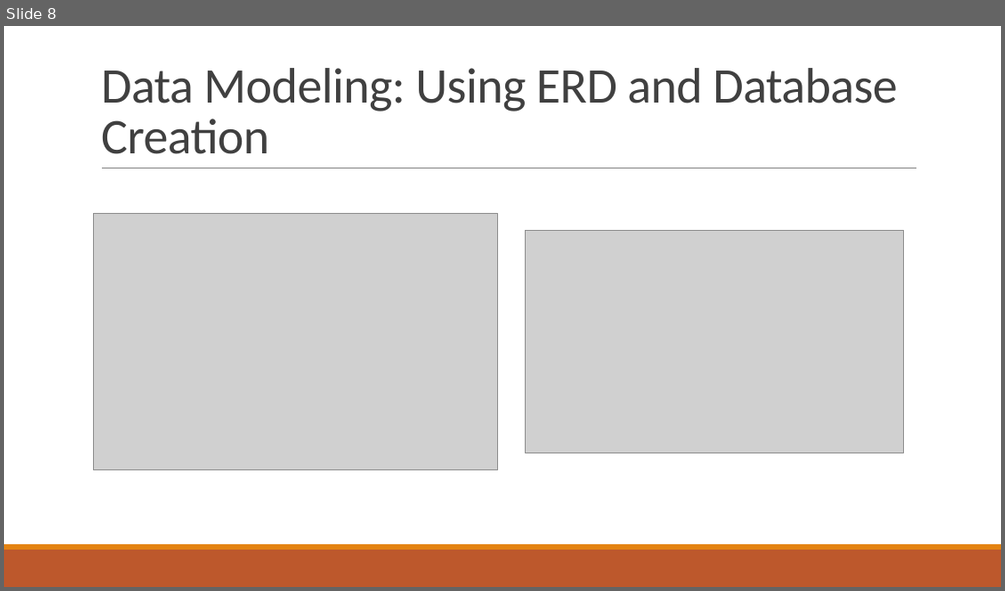
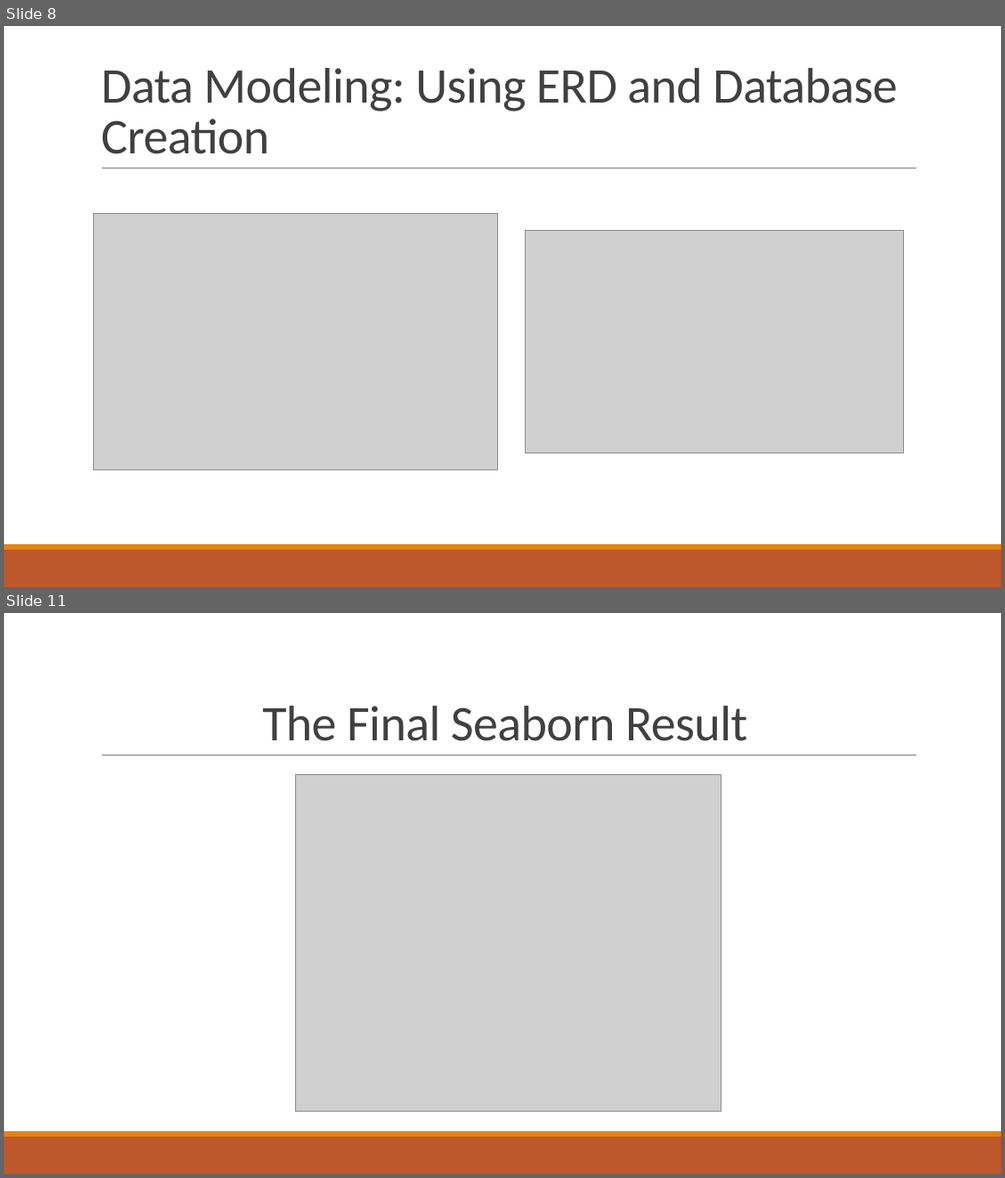
Before and after one commit to DKogge/airport, a slide deck: Airline_OnTime_performance_Stats.pptx. Shown one above the other, each under a label of ours: slide 8 before the commit, slides 8 and 11 after it; the slides between them are not shown. The pictures are 1005x591 and 1005x1178 pixels, drawn with LibreOffice and Linux fonts; fonts in the diff are those of the drawing; grey boxes stand for pictures. Boxes give left, top, right and bottom in pixels: in the first picture for what was removed or moved away, otherwise in the second. Text is boxed around its words. In the diff, an @@ line names an element or a change of style, - is before the commit and + after.

Commit message:
Add files via upload
add seaborn and reference slides to ppt

```diff
--- a/Airline_OnTime_performance_Stats.pptx
+++ b/Airline_OnTime_performance_Stats.pptx
@@ slide 11 added at (4, 613, 1001, 1174), background #FFFFFF; not listed: 3 template elements that a slide beside it also shows @@
@@ title added at (262, 706, 747, 741), 48 pt, text #404040 @@
+The Final Seaborn Result
@@ picture added at (296, 774, 721, 1111) @@
```
Also in this commit, not shown: 1 slide changed, 2 other slides added.
